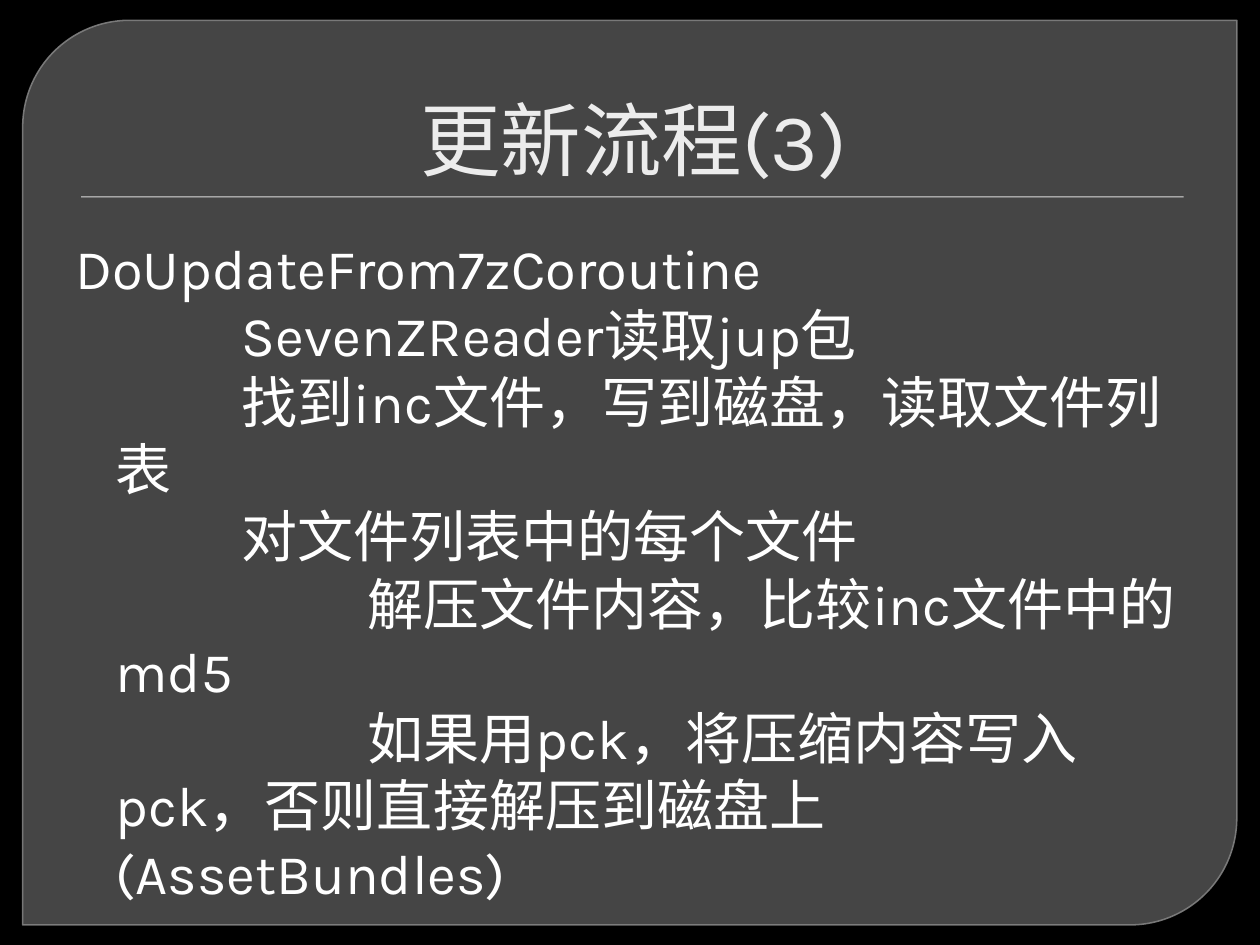
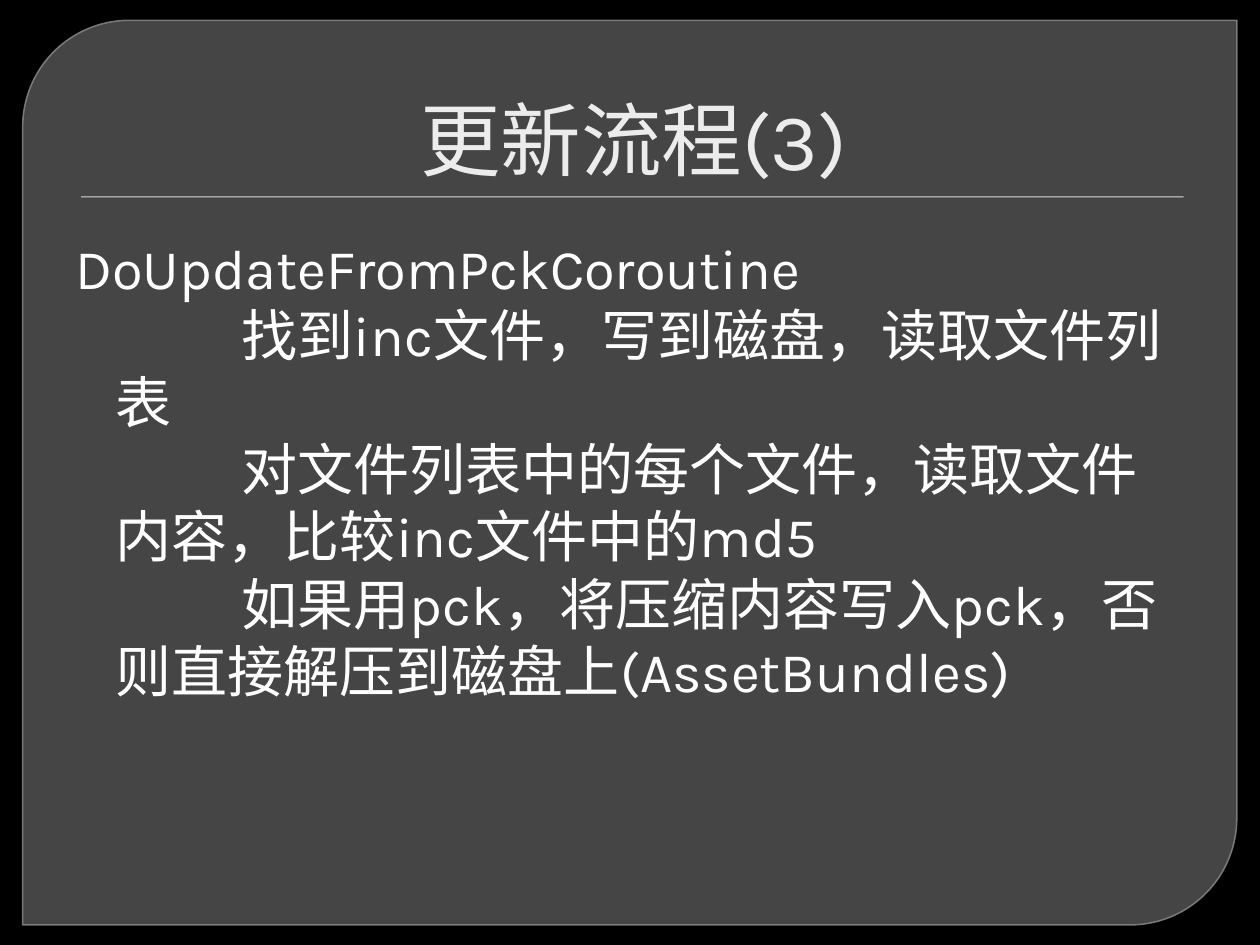
Before and after one commit to miztook/LearnUnityTech, a slide deck: slide 20 of 工作文档/打包和更新/Tera更新系统设计和实现-苗雨.pptx. Drawn at 1260x945 pixels with LibreOffice and Linux fonts; fonts in the diff are those of the drawing; background and template pictures are left out. Boxes give left, top, right and bottom in pixels: in the first picture for what was removed or moved away, otherwise in the second. Text is boxed around its words. In the diff, an @@ line names an element or a change of style, - is before the commit and + after.

```diff
--- a/工作文档/打包和更新/Tera更新系统设计和实现-苗雨.pptx
+++ b/工作文档/打包和更新/Tera更新系统设计和实现-苗雨.pptx
@@ text at [75, 250, 799, 302]: text changed @@
-DoUpdateFrom7zCoroutine
-SevenZReader读取jup包
+DoUpdateFromPckCoroutine
@@ text at [116, 442, 1138, 563]: text changed @@
-对文件列表中的每个文件
-解压文件内容，比较inc文件中的md5
+对文件列表中的每个文件，读取文件内容，比较inc文件中的md5
```
Also in this commit, not shown: 2 other slides changed, 1 slide added, 3 other files.
